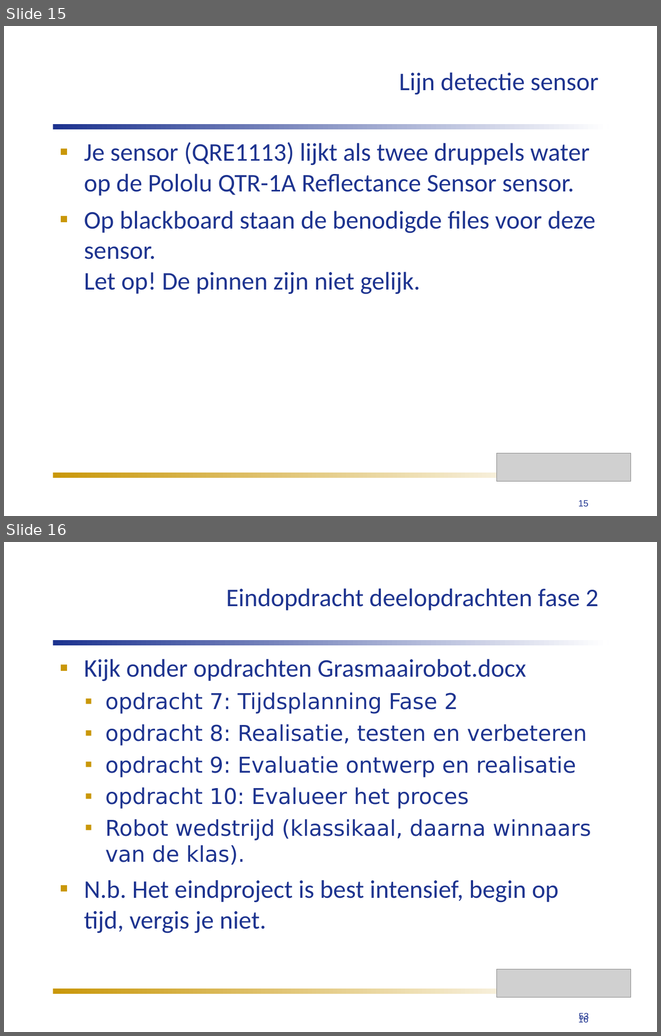
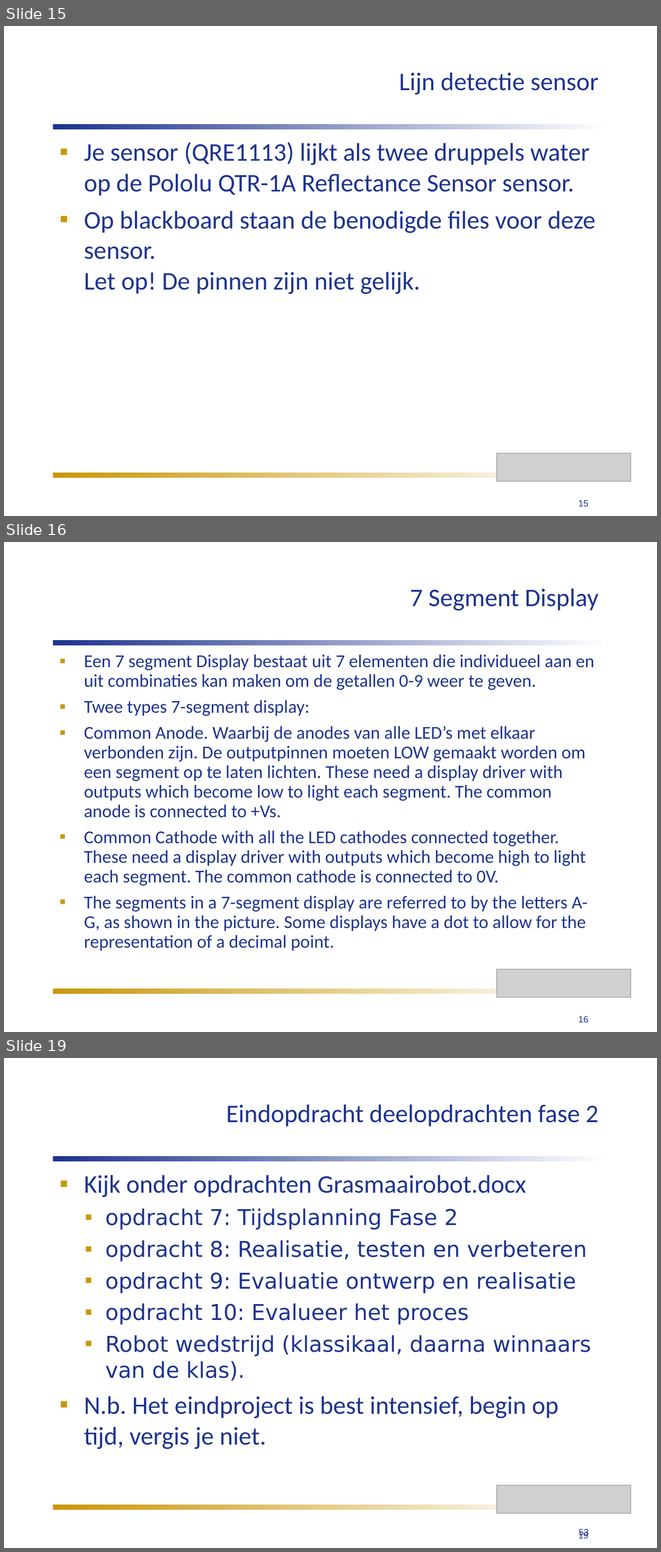
Before and after one commit to humiq/Greendevelopment, a slide deck: trunk/documents/Colleges/ISIROB College 4.ppt. Shown one above the other, each under a label of ours: slides 15 and 16 before the commit, slides 15, 16 and 19 after it; the slides between them are not shown. The pictures are 661x1036 and 661x1552 pixels, drawn with LibreOffice and Linux fonts; fonts in the diff are those of the drawing; grey boxes stand for pictures. Boxes give left, top, right and bottom in pixels: in the first picture for what was removed or moved away, otherwise in the second. Text is boxed around its words. In the diff, an @@ line names an element or a change of style, - is before the commit and + after.

```diff
--- a/trunk/documents/Colleges/ISIROB College 4.ppt
+++ b/trunk/documents/Colleges/ISIROB College 4.ppt
@@ slide 16 added at (4, 542, 657, 1032), background #FFFFFF @@
@@ title added at (410, 588, 599, 611), 28 pt, text #1D338F @@
+7 Segment Display
@@ rectangle added at (53, 640, 608, 645), fill gradient #1D338F to #FFFFFF @@
@@ text added at (84, 654, 594, 951), 20 pt, text #1D338F @@
+▪ Een 7 segment Display bestaat uit 7 elementen die individueel aan en uit combinaties kan maken om de getallen 0-9 weer te geven.
+▪ Twee types 7-segment display:
+▪ Common Anode. Waarbij de anodes van alle LED’s met elkaar verbonden zijn. De outputpinnen moeten LOW gemaakt worden om een segment op te laten lichten. These need a display driver with outputs which become low to light each segment. The common anode is connected to +Vs.
+▪ Common Cathode with all the LED cathodes connected together. These need a display driver with outputs which become high to light each segment. The common cathode is connected to 0V.
+▪ The segments in a 7-segment display are referred to by the letters A-G, as shown in the picture. Some displays have a dot to allow for the representation of a decimal point.
@@ picture added at (496, 969, 631, 997) @@
@@ rectangle added at (53, 988, 575, 993), fill gradient #C99709 to #FFFFFF @@
@@ page number added at (579, 1016, 589, 1022), 10 pt, text #1D338F @@
+16
@@ what was slide 16 is now slide 19 @@
@@ page number at (579, 1531, 589, 1538): text changed @@
-16
+19
```
Also in this commit, not shown: 3 slides changed, 3 other slides added, 2 slides removed, 5 other files.
